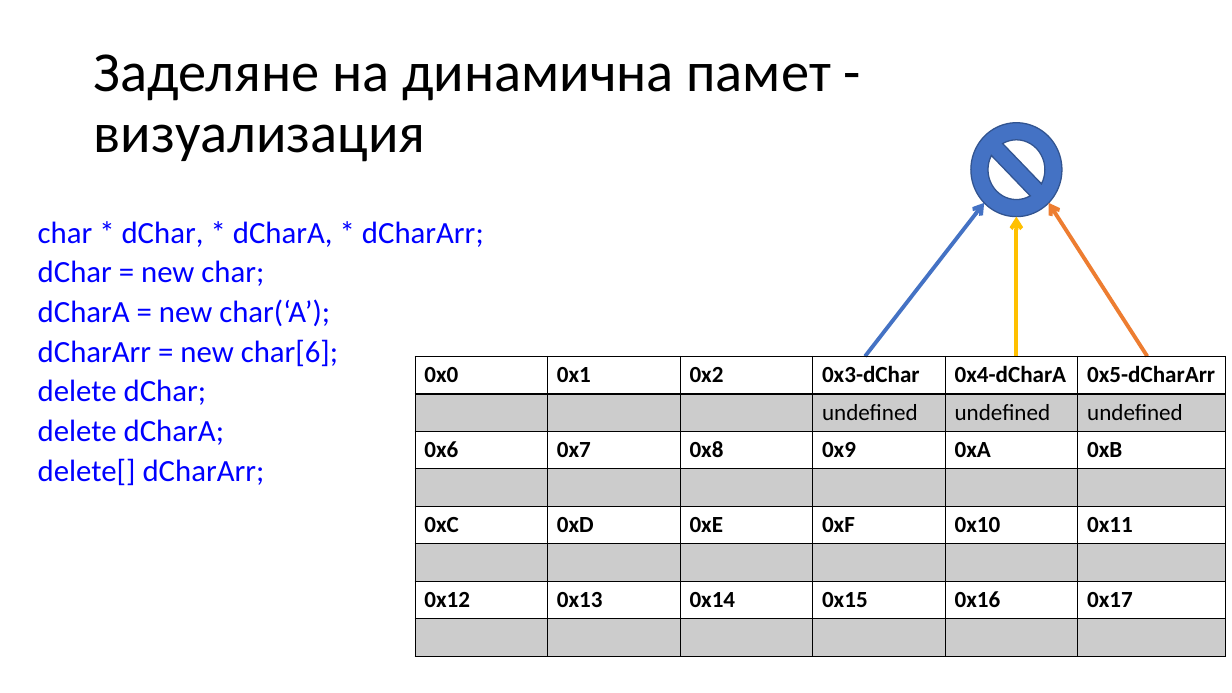
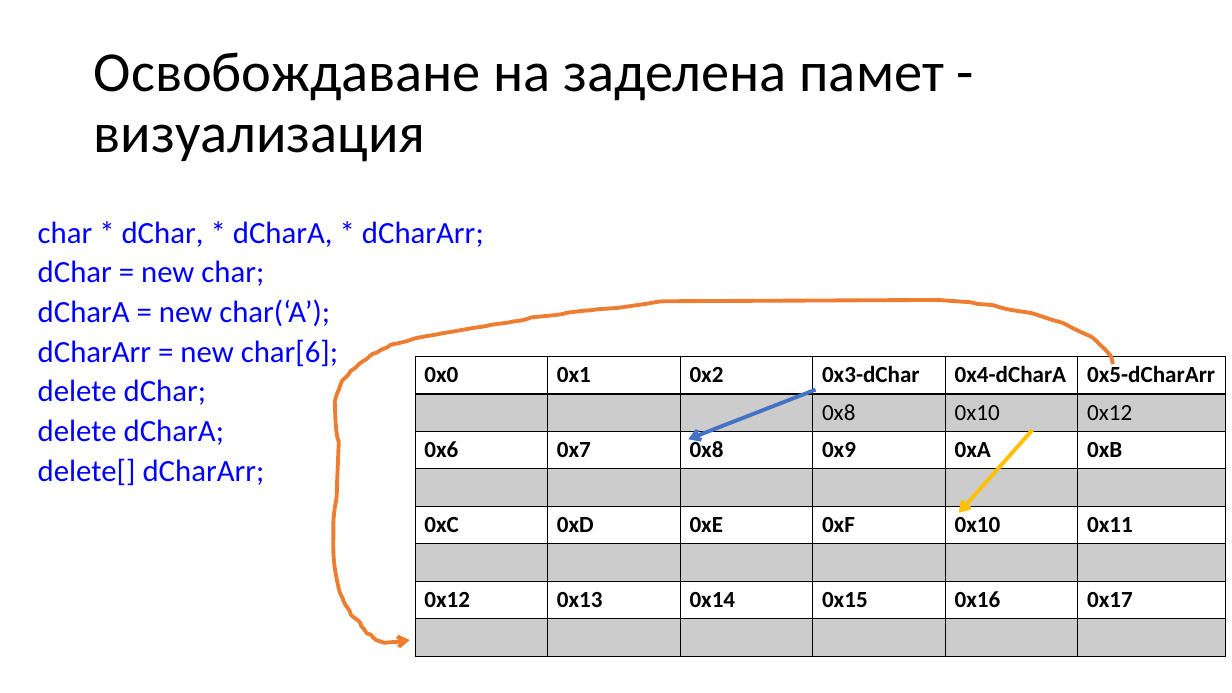
Before and after one commit to Mapmo/Uni-CPP, a slide deck: slide 34 of Introducing To Programming Materials/Consultation 3/Consultation3.pptx. Drawn at 1232x693 pixels with LibreOffice and Linux fonts; fonts in the diff are those of the drawing. Boxes give left, top, right and bottom in pixels: in the first picture for what was removed or moved away, otherwise in the second. Text is boxed around its words. In the diff, an @@ line names an element or a change of style, - is before the commit and + after.

```diff
--- a/Introducing To Programming Materials/Consultation 3/Consultation3.pptx
+++ b/Introducing To Programming Materials/Consultation 3/Consultation3.pptx
@@ title at <box>94,52,944,162</box>: text changed @@
-Заделяне на динамична памет - визуализация
+Освобождаване на заделена памет - визуализация
@@ no-entry sign removed at <box>971,123,1063,217</box> @@
@@ arrow removed from (1148, 357) to (1049, 203) @@
@@ freeform shape added at <box>334,300,1114,643</box>, outline #ED7D31 3 pt @@
@@ table at <box>415,357,1223,656</box> @@
-row 2:  |  |  | undefined | undefined | undefined
+row 2:  |  |  | 0x8 | 0x10 | 0x12
@@ arrow moved from (865, 357) - (984, 203) to (816, 390) - (689, 439) @@
@@ arrow moved from (1017, 357) - (1017, 216) to (1032, 430) - (959, 513) @@
```
Also in this commit, not shown: 19 other slides changed, 3 slides added, 2 other files.
